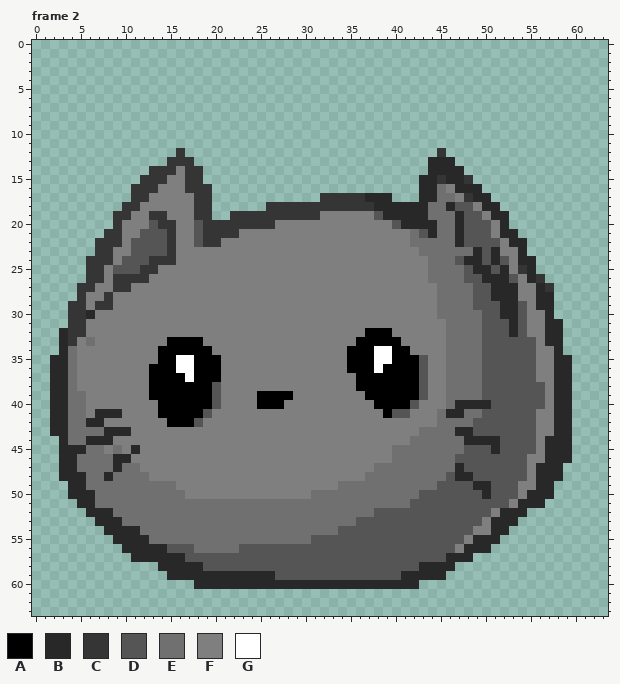
Animated GIF sprite -- Assets/CatLoop.gif. That is the earlier state.
The file is 64x64 pixels, 2 frames. Shown: frame 2. The commit also changed other frames, which this record leaves out.
Palette (. is transparent): A #000000  B #282828  C #353535  D #555555  E #707070  F #7f7f7f  G #ffffff
After the commit:
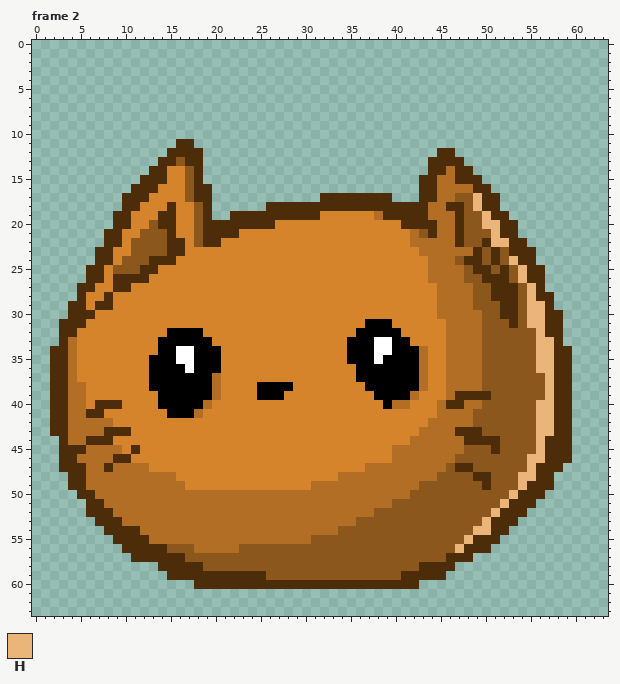
Colours new in this view: H #ebb478
The exact change:
colour B: #282828 -> #4d2d09
colour D: #555555 -> #8c571d
colour E: #707070 -> #b36e25
colour F: #7f7f7f -> #d5842c
Changed rows in their new state; - is a pixel that keeps its letter.
Frame 2:
first column x 2:
11 --------------BB------------------------------------------
12 -------------BBBB--------------------------BB-------------
13 ------------BBDBB----------------------------B------------
14 -----------BBF-DB---------------------------E-B-----------
15 ----------BBB--DB--------------------------EE-BB----------
16 ---------BBB---DBB--------------------------EEE-B---------
17 --------BBB----DBB------------BBBBB----------DDH-B--------
18 --------BB---B--DB------BBBBBBBBBBBB---------B-H----------
19 -------BB--FBB--DB--BBBBBBBBBB------E-----------H---------
20 -------BB---BB---BBBBBBBB-------------F---------HH-B------
21 ------BB-----B---BBBB----------------------------H--------
22 -----.BB-----BB--BB-----------------------------BHH-------
23 -----BB------BB-----------------------------------DB-B----
24 ----.BB----BBB-------------------------------------H------
25 ----BB----BB---------------------------------------DH-B---
26 ----BB-BBBB-----------------------------------------H-B---
27 ---BB--BB-------------------------------------------DH-.--
28 ---B--B---------------------------------------------DH----
29 --BB-BB----------------------------------------------HH---
30 --BB-------------------------------------------------HH-B-
31 -BBB-------------------------------AAA---------------HH---
32 --BF---------AAAA-----------------A---A------------D-DH---
33 --E-F-------A----A---------------A--GG-A--------------HH--
34 B-------------GG--A---------------------AE------------HH-B
35 -----------A-------------------------A---E------------HH--
36 --------------A------------------F--A----E------------HH--
37 ---------------A--E----------------------E------------DH--
38 ---E--------------E----AAAA-------F------E-------------H--
39 -----------F------E-------F--------F----EF---BBBB------H--
40 -----BBB---------EF----FFF----------F-EEF--EB-EED-----HH--
41 ----B-FF----F---EF-------------------FFF----EE-D------HH--
42 ----EEE------FFFF-------------------------E-----------HH--
43 -----------------------------------------------B------HH--
44 ------------------------------------------------------H---
45 ------E-----------------------------------------------H---
46 -----------------------------------------------------HH---
47 ---B--BE--E------------------------E--------D-B------H----
48 -.----E----EEE------------------EEE--------D-DDBB---HH--.-
49 --------------E--------------EEE---------DD----D----HB----
50 --.------------EEEEEEEEEEEEEE-----------D-------D--HB--.--
51 ---.-B--------------------------------DD----------HB--.---
52 -------------------------------------------------H--------
53 ------------------------------------------------H---------
54 -----------------------------------------------HH---------
55 ----------------------------------------------H-----------
56 ---------------------------------------------H------------
59 ------------------------D---------------------------------
Pixel boxes of the changes (left, top, right, bottom) in both pictures:
changed: (50, 139, 572, 589)
